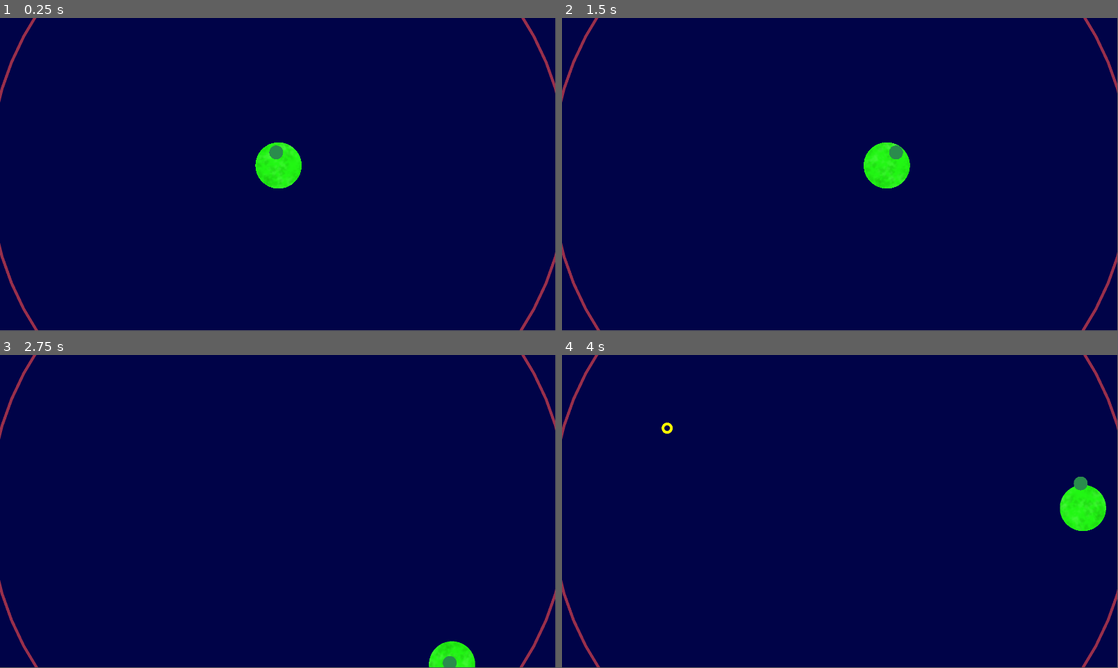
Above: before the commit, frames 1-4 (two rows, left to right).
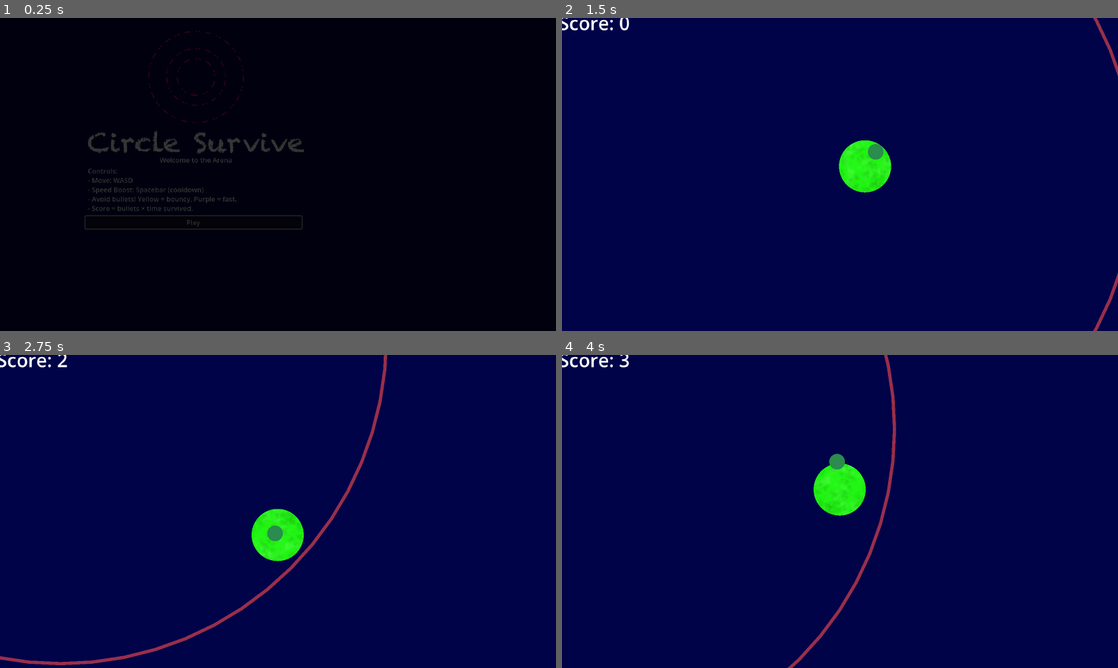
Above: after the commit, the same moments.

Repository: cporrast/circle-survice
Game: Godot game, scene res://scenes/ui/login_screen/login_screen.tscn
Same seed, same stepped clock (60 frames per second), same inputs: the game is played once before the commit and once after it. Before the commit the project starts from res://scenes/main.tscn.
Inputs (mouse positions are in pixels of both pictures, inside the frame that each line leads up to):
- Up to frame 1 (0.25 s): no input
- Up to frame 2 (1.5 s): click (756, 221) at 0.5 s, where only the run after the commit has a clickable "Play"; tap Enter at 1.25 s; hold D (right) from 1.28 s (still down); tap Space (ability, bound only after the commit) at 1.35 s
- Up to frame 3 (2.75 s): release D (right) at 2.03 s; hold S (down) from 2.03 s (still down); tap Space (ability, bound only after the commit) at 2.1 s
- Up to frame 4 (4 s): release S (down) at 2.78 s; hold D (right) 2.78-3.53 s; tap Space (ability, bound only after the commit) at 2.85, 3.6 s; hold W (up) from 3.53 s (still down)
In our replay, the window is 799x449 before the commit and 800x450 after it. These sizes can differ from the game's own. Grey fills any space a smaller window leaves; there, only what the larger window draws over its background counts as a difference.

The runs differ from the first frame. In frame 1, 100% of the frame differs, in the area x 0-100%, y 0-100%; in frame 2, 2.4%; in frame 3, 3.8%; in frame 4, 4.0%.

Commit message:
prepared for GMTK publishing

Diff:
--- a/project.godot
+++ b/project.godot
@@ -11,36 +11,62 @@
 [application]
 
 config/name="Circle Survive"
-run/main_scene="uid://d4a2r214a4lor"
+run/main_scene="uid://qsbat1u1bo83"
 config/features=PackedStringArray("4.4", "Mobile")
 config/icon="res://icon.svg"
 
+[autoload]
+
+ScoreManager="*res://scenes/score_manager.gd"
+
 [display]
 
-window/size/viewport_width=1920
-window/size/viewport_height=1080
-window/size/mode=3
+window/size/viewport_width=1280
+window/size/viewport_height=720
+window/size/initial_position_type=0
+window/stretch/mode="viewport"
+window/stretch/scale=0.75
+
+[editor]
+
+version_control/autoload_on_startup=true
 
 [input]
 
 left={
 "deadzone": 0.2,
 "events": [Object(InputEventKey,"resource_local_to_scene":false,"resource_name":"","device":-1,"window_id":0,"alt_press …(191 unchanged characters)…
+, Object(InputEventKey,"resource_local_to_scene":false,"resource_name":"","device":-1,"window_id":0,"alt_pressed":false,"shift_pressed":false,"ctrl_pressed":false,"meta_pressed":false,"pressed":false,"keycode":0,"physical_keycode":4194319,"key_label":0,"unicode":0,"location":0,"echo":false,"script":null)
+, Object(InputEventJoypadMotion,"resource_local_to_scene":false,"resource_name":"","device":-1,"axis":0,"axis_value":-1.0,"script":null)
 ]
 }
 right={
 "deadzone": 0.2,
 "events": [Object(InputEventKey,"resource_local_to_scene":false,"resource_name":"","device":-1,"window_id":0,"alt_press …(192 unchanged characters)…
+, Object(InputEventKey,"resource_local_to_scene":false,"resource_name":"","device":-1,"window_id":0,"alt_pressed":false,"shift_pressed":false,"ctrl_pressed":false,"meta_pressed":false,"pressed":false,"keycode":0,"physical_keycode":4194321,"key_label":0,"unicode":0,"location":0,"echo":false,"script":null)
+, Object(InputEventJoypadMotion,"resource_local_to_scene":false,"resource_name":"","device":-1,"axis":0,"axis_value":1.0,"script":null)
 ]
 }
 up={
 "deadzone": 0.2,
 "events": [Object(InputEventKey,"resource_local_to_scene":false,"resource_name":"","device":-1,"window_id":0,"alt_press …(192 unchanged characters)…
+, Object(InputEventKey,"resource_local_to_scene":false,"resource_name":"","device":-1,"window_id":0,"alt_pressed":false,"shift_pressed":false,"ctrl_pressed":false,"meta_pressed":false,"pressed":false,"keycode":0,"physical_keycode":4194320,"key_label":0,"unicode":0,"location":0,"echo":false,"script":null)
+, Object(InputEventJoypadMotion,"resource_local_to_scene":false,"resource_name":"","device":-1,"axis":1,"axis_value":-1.0,"script":null)
 ]
 }
 down={
 "deadzone": 0.2,
 "events": [Object(InputEventKey,"resource_local_to_scene":false,"resource_name":"","device":-1,"window_id":0,"alt_press …(192 unchanged characters)…
+, Object(InputEventKey,"resource_local_to_scene":false,"resource_name":"","device":-1,"window_id":0,"alt_pressed":false,"shift_pressed":false,"ctrl_pressed":false,"meta_pressed":false,"pressed":false,"keycode":0,"physical_keycode":4194322,"key_label":0,"unicode":0,"location":0,"echo":false,"script":null)
+, Object(InputEventJoypadMotion,"resource_local_to_scene":false,"resource_name":"","device":-1,"axis":1,"axis_value":1.0,"script":null)
+]
+}
+ability={
+"deadzone": 0.2,
+"events": [Object(InputEventKey,"resource_local_to_scene":false,"resource_name":"","device":-1,"window_id":0,"alt_pressed":false,"shift_pressed":false,"ctrl_pressed":false,"meta_pressed":false,"pressed":false,"keycode":0,"physical_keycode":32,"key_label":0,"unicode":32,"location":0,"echo":false,"script":null)
+, Object(InputEventKey,"resource_local_to_scene":false,"resource_name":"","device":-1,"window_id":0,"alt_pressed":false,"shift_pressed":false,"ctrl_pressed":false,"meta_pressed":false,"pressed":false,"keycode":0,"physical_keycode":69,"key_label":0,"unicode":101,"location":0,"echo":false,"script":null)
+, Object(InputEventKey,"resource_local_to_scene":false,"resource_name":"","device":-1,"window_id":0,"alt_pressed":false,"shift_pressed":false,"ctrl_pressed":false,"meta_pressed":false,"pressed":false,"keycode":0,"physical_keycode":81,"key_label":0,"unicode":113,"location":0,"echo":false,"script":null)
+, Object(InputEventJoypadButton,"resource_local_to_scene":false,"resource_name":"","device":-1,"button_index":0,"pressure":0.0,"pressed":false,"script":null)
 ]
 }
 
@@ -49,3 +75,4 @@
 textures/canvas_textures/default_texture_filter=0
 renderer/rendering_method="mobile"
 environment/defaults/default_clear_color=Color(0, 0.0117647, 0.282353, 1)
+2d/snap/snap_2d_transforms_to_pixel=true
--- a/scenes/bullet/BouncyBullet/bouncy_bullet.gd
+++ b/scenes/bullet/BouncyBullet/bouncy_bullet.gd
@@ -51,7 +51,7 @@
 	bounced = bounced.rotated(angle_variation).normalized()
 	return bounced
 
-func _on_body_entered(body):
-	if body.is_in_group("player"):
-		print("Player hit by bullet!")
-		queue_free()
+#func _on_body_entered(body):
+	#if body.is_in_group("player"):
+		#print("Player hit by bullet!")
+		#queue_free()
--- a/scenes/bullet/StraightBullet/straight_bullet.gd
+++ b/scenes/bullet/StraightBullet/straight_bullet.gd
@@ -11,9 +11,3 @@
 func _physics_process(delta: float) -> void:
 	move_bullet(delta)
 	rotation = direction.angle()
-
-
-func _on_body_entered(body):
-	if body.is_in_group("player"):
-		print("Player hit by bullet!")
-		queue_free()
--- a/scenes/bullet/bullet.gd
+++ b/scenes/bullet/bullet.gd
@@ -1,23 +1,24 @@
-# Bullet.gd
 extends Area2D
 
-@export var speed := 600.0
+@export var speed := 500.0
 @export var direction := Vector2.ZERO
 @export var target_screen_ratio := 0.02
-
-func move_bullet(delta: float) -> void:
-	position += direction.normalized() * speed * delta
 
 func _ready():
 	print("Bullet scale:", $Sprite2D.scale)
 	print("Collision radius:", $CollisionShape2D.shape.radius)
 
 	scale_visuals($Sprite2D, $CollisionShape2D)
+	connect("body_entered", Callable(self, "_on_body_entered"))
 
-
+func move_bullet(delta: float) -> void:
+	position += direction.normalized() * speed * delta
 
 func _on_body_entered(body):
-	print("Hit:", body.name)
+	if body.is_in_group("player"):
+		if body.has_method("take_damage"):
+			body.take_damage()
+		queue_free()
 
 func scale_visuals(sprite: Sprite2D, collision_shape: CollisionShape2D):
 	if not sprite or not collision_shape:
@@ -25,6 +26,8 @@
 
 	var screen_size = get_viewport_rect().size
 	var target_width = screen_size.x * target_screen_ratio
+	var min_width = 82.0
+	target_width = max(target_width, min_width)
 
 	var tex_size = sprite.texture.get_size()
 	var scale_factor = target_width / tex_size.x
@@ -39,6 +42,5 @@
 
 	collision_shape.position = sprite.position
 
-
 func set_direction(dir: Vector2) -> void:
 	direction = dir.normalized()
--- a/scenes/bullet/bullet_spawner.tscn
+++ b/scenes/bullet/bullet_spawner.tscn
@@ -17,11 +17,10 @@
 
 func _process(delta):
 	time_accumulator += delta
-	if time_accumulator >= 3.0:
+	if time_accumulator >= 2.0:
 		spawn_bullets(wave)
 		time_accumulator = 0.0
 		wave += 1
-
 
 func spawn_bullets(count: int):
 	for i in count:
@@ -44,6 +43,9 @@
 		bullet.set_direction(dir)
 		get_tree().current_scene.add_child(bullet)
 
+		# ✅ Score goes up for every bullet spawned
+		get_tree().current_scene.get_node(\"ScoreManager\").add_bullet()
+
 func get_spawn_position() -> Vector2:
 	var angle = randf() * TAU
 	var radius = arena.arena_radius + 200  # spawn outside the arena
--- /dev/null
+++ b/scenes/main.gd
@@ -0,0 +1,13 @@
+extends Node2D
+
+
+@onready var music_player := $MusicPlayer
+# Called when the node enters the scene tree for the first time.
+
+func _ready():
+	music_player.play()
+
+
+# Called every frame. 'delta' is the elapsed time since the previous frame.
+func _process(delta: float) -> void:
+	pass
--- a/scenes/main.tscn
+++ b/scenes/main.tscn
@@ -1,10 +1,15 @@
-[gd_scene load_steps=4 format=3 uid="uid://d4a2r214a4lor"]
+[gd_scene load_steps=8 format=3 uid="uid://d4a2r214a4lor"]
 
 [ext_resource type="PackedScene" uid="uid://b40h86578fpwy" path="res://scenes/player/player.tscn" id="1_o5qli"]
+[ext_resource type="Script" uid="uid://dj0v4vt3dy0dx" path="res://scenes/main.gd" id="1_tbgi4"]
 [ext_resource type="PackedScene" uid="uid://de5womxv3q2to" path="res://scenes/arena/arena.tscn" id="2_0wfyh"]
 [ext_resource type="PackedScene" uid="uid://53nt1egwiqiw" path="res://scenes/bullet/bullet_spawner.tscn" id="3_sugp2"]
+[ext_resource type="AudioStream" uid="uid://brmwjnemk0ga0" path="res://assets/battle.ogg" id="5_o6xl0"]
+[ext_resource type="Script" uid="uid://bx7d7m1p4luuq" path="res://scenes/music_player.gd" id="6_o6xl0"]
+[ext_resource type="Script" uid="uid://ydbfsqq0btci" path="res://scenes/score_manager.gd" id="6_tefeu"]
 
 [node name="Main" type="Node2D"]
+script = ExtResource("1_tbgi4")
 
 [node name="Arena" parent="." instance=ExtResource("2_0wfyh")]
 position = Vector2(4, -5)
@@ -12,6 +17,22 @@
 [node name="Player" parent="." instance=ExtResource("1_o5qli")]
 position = Vector2(4, -5)
 
-[node name="ArenaCamera" type="Camera2D" parent="."]
+[node name="BulletSpawner" parent="." instance=ExtResource("3_sugp2")]
 
-[node name="BulletSpawner" parent="." instance=ExtResource("3_sugp2")]
+[node name="MusicPlayer" type="AudioStreamPlayer2D" parent="."]
+stream = ExtResource("5_o6xl0")
+parameters/looping = true
+script = ExtResource("6_o6xl0")
+
+[node name="ScoreManager" type="Node" parent="."]
+script = ExtResource("6_tefeu")
+
+[node name="CanvasLayer" type="CanvasLayer" parent="ScoreManager"]
+
+[node name="ScoreLabel" type="Label" parent="ScoreManager/CanvasLayer"]
+offset_left = -10.0
+offset_top = -25.0
+offset_right = 208.0
+offset_bottom = 54.0
+theme_override_font_sizes/font_size = 58
+text = "Score: 0"
--- /dev/null
+++ b/scenes/music_player.gd
@@ -0,0 +1,12 @@
+extends AudioStreamPlayer2D
+
+
+# Called when the node enters the scene tree for the first time.
+func _ready():
+	stream.loop = true
+	play()
+
+
+# Called every frame. 'delta' is the elapsed time since the previous frame.
+func _process(delta: float) -> void:
+	pass
--- /dev/null
+++ b/scenes/player/follow_camera.gd
@@ -0,0 +1,6 @@
+extends Camera2D
+
+func _ready():
+	#make_current = true
+	position_smoothing_enabled = true
+	position_smoothing_speed = 8.0
--- a/scenes/player/player.gd
+++ b/scenes/player/player.gd
@@ -3,17 +3,27 @@
 @export var speed = 800
 @onready var body: Sprite2D = $BodySprite
 @onready var head: Sprite2D = $Head/HeadSprite
+@onready var cooldown_bar := get_tree().current_scene.get_node("BoostCooldownBar")
 
 var input_direction := Vector2.ZERO
+var base_speed := 400
+var boost_speed := 900
+
+var cooldown_timer := 0.0
+var boost_timer := 0.0
+
+var boost_duration := 2.0
+var boost_cooldown := 8.0
+var boosted := false
 
 func _ready() -> void:
 	var arena = get_parent().get_node("Arena")
 	var arena_center = arena.global_position
 	var arena_radius = arena.arena_radius
 
-	# Step 1: Scale player relative to arena
-	var player_target_diameter = arena_radius * 0.48  # Up to 48% of diameter
-	var max_pixel_size = 160.0  # ← Cap size in pixels (tweak this as needed)
+	# Scale player relative to arena
+	var player_target_diameter = arena_radius * 0.25
+	var max_pixel_size = 160.0
 	player_target_diameter = min(player_target_diameter, max_pixel_size)
 
 	var texture_size = body.get_texture().get_size().x
@@ -23,33 +33,27 @@
 	head.scale = Vector2(scale_factor, scale_factor)
 
 	var hitbox := $CollisionShape2D
-
-	if body.is_in_group("player"):
-		body.take_damage()
-
 	if hitbox.shape is CircleShape2D:
 		var visual_radius = (body.get_texture().get_size().x * body.scale.x)
-		hitbox.shape.radius = visual_radius  # ← tweak this multiplier for tighter or looser hitbox
+		hitbox.shape.radius = visual_radius * 0.5  # tweak multiplier if needed
 
-	# Step 2: Clamp player position inside arena bounds
+
+	# Clamp inside arena
 	await get_tree().process_frame
 	var body_radius = (body.get_rect().size.x * body.scale.x) / 2.0
 	var max_distance = arena_radius - body_radius
-
 	var offset = global_position - arena_center
 	if offset.length() > max_distance:
 		global_position = arena_center + offset.normalized() * max_distance
-
-
 
 func _physics_process(delta: float) -> void:
 	input_direction = Vector2(
 		Input.get_action_strength("right") - Input.get_action_strength("left"),
 		Input.get_action_strength("down") - Input.get_action_strength("up")
 	).normalized()
+	var current_speed = speed
+	velocity = input_direction * current_speed
 
-	velocity = input_direction * speed
-	move_and_slide()
 
 	var body_radius = (body.get_rect().size.x * body.scale.x) / 2.0
 
@@ -59,29 +63,57 @@
 		var roll_direction = Vector2(0, 1).cross(direction)
 		body.rotation += rotation_amount * roll_direction
 
-		# Slight head tilt toward movement direction
 		var target_angle = velocity.angle()
 		var current_angle = head.rotation
 		var diff = wrapf(target_angle - current_angle, -PI, PI)
 		head.rotation += clamp(diff, -0.05, 0.05)
 
-	# Animate head position around top arc
-	#var body_radius = (body.get_texture().get_size().y * body.scale.y) / 2.0
 	var max_head_offset = body_radius * 0.5
 	var head_direction = input_direction if input_direction.length() > 0.1 else Vector2.ZERO
-
 	var offset_head = head_direction.normalized() * max_head_offset
 	offset_head.y -= body_radius * 0.9
-	$Head.position = offset_head
+	$Head.position = offset_head.round()
 
 	var arena = get_parent().get_node("Arena")
 	var arena_center = arena.global_position
 	var arena_radius = arena.arena_radius
-#
-	#var player_radius = (body.get_texture().get_size().x * body.scale.x) / 2.0
 	var max_distance = arena_radius - body_radius
-
 	var offset = global_position - arena_center
-
 	if offset.length() > max_distance:
 		global_position = arena_center + offset.normalized() * max_distance
+
+
+	if Input.is_action_just_pressed("ability") and not boosted and cooldown_timer <= 0.0:
+		boosted = true
+		speed = boost_speed
+		boost_timer = boost_duration
+		cooldown_timer = boost_cooldown
+
+	if boosted:
+		boost_timer -= delta
+		if boost_timer <= 0.0:
+			boosted = false
+			speed = base_speed
+
+	if cooldown_timer > 0.0:
+		cooldown_timer -= delta
+
+	current_speed	 = boost_speed if boosted else speed
+	input_direction = Vector2(
+		Input.get_action_strength("right") - Input.get_action_strength("left"),
+		Input.get_action_strength("down") - Input.get_action_strength("up")
+	).normalized()
+	velocity = input_direction * current_speed
+
+	move_and_slide()
+
+
+	if cooldown_bar:
+		cooldown_bar.value = boost_cooldown - cooldown_timer
+
+
+func take_damage():
+	print("Player hit. Game Over.")
+	ScoreManager.save_score()
+	#$Fin alScoreLabel.text = "Final Score: %d" % score
+	get_tree().change_scene_to_file("res://scenes/ui/game_ver/game_over_screen.tscn")
--- a/scenes/player/player.tscn
+++ b/scenes/player/player.tscn
@@ -1,14 +1,19 @@
-[gd_scene load_steps=5 format=3 uid="uid://b40h86578fpwy"]
+[gd_scene load_steps=6 format=3 uid="uid://b40h86578fpwy"]
 
 [ext_resource type="Script" uid="uid://vjpgb7akijdk" path="res://scenes/player/player.gd" id="1_8afob"]
 [ext_resource type="Texture2D" uid="uid://bjldtanb548ie" path="res://assets/player/body.png" id="2_gmlin"]
 [ext_resource type="Texture2D" uid="uid://blk7hvoiq2vn7" path="res://assets/player/head.png" id="3_lvxji"]
+[ext_resource type="Script" uid="uid://b745jci0g5mjo" path="res://scenes/player/follow_camera.gd" id="4_lvxji"]
 
 [sub_resource type="CircleShape2D" id="CircleShape2D_p47bc"]
 radius = 353.566
 
 [node name="Player" type="CharacterBody2D" groups=["player"]]
 script = ExtResource("1_8afob")
+
+[node name="FollowCamera" type="Camera2D" parent="."]
+position_smoothing_enabled = true
+script = ExtResource("4_lvxji")
 
 [node name="CollisionShape2D" type="CollisionShape2D" parent="."]
 position = Vector2(-1, -25)
--- /dev/null
+++ b/scenes/score_manager.gd
@@ -0,0 +1,32 @@
+extends Node
+
+var score: int = 0
+var bullet_count: int = 0
+var time_elapsed: float = 0.0
+var final_score: int = 0
+
+@onready var label: Label = get_node_or_null("CanvasLayer/ScoreLabel")
+
+func _process(delta: float) -> void:
+	time_elapsed += delta
+	update_score()
+
+func add_bullet() -> void:
+	bullet_count += 1
+	update_score()
+
+func update_score() -> void:
+	score = int(time_elapsed * bullet_count)
+	if label:
+		label.text = "Score: %d" % score
+
+func reset_score() -> void:
+	score = 0
+	bullet_count = 0
+	time_elapsed = 0.0
+	if label:
+		label.text = "Score: 0"
+
+func save_score() -> void:
+	final_score = score
+	print("Saving final score:", final_score)
--- /dev/null
+++ b/scenes/ui/game_ver/game_over_screen.gd
@@ -0,0 +1,23 @@
+extends CanvasLayer
+
+@onready var play_button := $CenterContainer/VBoxContainer/Panel/Button
+@onready var score_label := $CenterContainer/VBoxContainer/FinalScoreLabel
+
+@onready var fade := $FadeRect
+@onready var tween := create_tween()
+
+func _ready():
+	play_button.pressed.connect(_on_play_pressed)
+	fade.modulate.a = 1.0
+	tween.tween_property(fade, "modulate:a", 0.0, 1.2).set_trans(Tween.TRANS_LINEAR).set_ease(Tween.EASE_IN_OUT)
+	play_button.grab_focus()
+	#var final_score = ScoreManager.final_score
+	#score_label.text = "Final Score: %d" % final_score
+	score_label.text = "Final Score: %d" % ScoreManager.final_score
+
+
+
+func _on_play_pressed():
+	get_tree().change_scene_to_file("res://scenes/main.tscn")
+	#get_tree().paused = false
+	#self.queue_free()  # remove login screen
--- /dev/null
+++ b/scenes/ui/game_ver/game_over_screen.tscn
@@ -0,0 +1,61 @@
+[gd_scene load_steps=3 format=3 uid="uid://y8prihjtd744"]
+
+[ext_resource type="Script" uid="uid://b27me8oib0k2q" path="res://scenes/ui/game_ver/game_over_screen.gd" id="1_u05l2"]
+[ext_resource type="Texture2D" uid="uid://dv6cy2okymtto" path="res://scenes/ui/login_screen/art/logo.png" id="2_5n3x5"]
+
+[node name="GameOverScreen" type="CanvasLayer"]
+script = ExtResource("1_u05l2")
+
+[node name="FadeRect" type="ColorRect" parent="."]
+z_index = 10
+anchors_preset = 15
+anchor_right = 1.0
+anchor_bottom = 1.0
+grow_horizontal = 2
+grow_vertical = 2
+scale = Vector2(2.15173, 1.80889)
+color = Color(0.859622, 0.337672, 0.438941, 1)
+
+[node name="CenterContainer" type="CenterContainer" parent="."]
+offset_left = 348.0
+offset_top = 136.0
+offset_right = 860.0
+offset_bottom = 469.0
+scale = Vector2(1.29663, 1.24633)
+
+[node name="VBoxContainer" type="VBoxContainer" parent="CenterContainer"]
+layout_mode = 2
+
+[node name="TextureRect" type="TextureRect" parent="CenterContainer/VBoxContainer"]
+layout_mode = 2
+texture = ExtResource("2_5n3x5")
+
+[node name="Label" type="Label" parent="CenterContainer/VBoxContainer"]
+layout_mode = 2
+text = "Game over. Start again"
+horizontal_alignment = 1
+vertical_alignment = 1
+
+[node name="FinalScoreLabel" type="Label" parent="CenterContainer/VBoxContainer"]
+layout_mode = 2
+text = "Final Score: "
+
+[node name="RichTextLabel" type="RichTextLabel" parent="CenterContainer/VBoxContainer"]
+layout_mode = 2
+text = "Controls:
+- Move: WASD
+- Speed Boost: Spacebar (cooldown)
+- Avoid bullets! Yellow = bouncy, Purple = fast.
+- Score = bullets × time survived."
+fit_content = true
+
+[node name="Panel" type="Panel" parent="CenterContainer/VBoxContainer"]
+layout_mode = 2
+
+[node name="Button" type="Button" parent="CenterContainer/VBoxContainer/Panel"]
+layout_mode = 2
+offset_left = -6.16991
+offset_top = 3.98816
+offset_right = 505.83
+offset_bottom = 34.9882
+text = "Play"
--- /dev/null
+++ b/scenes/ui/login_screen/login_screen.gd
@@ -0,0 +1,19 @@
+extends CanvasLayer
+
+@onready var play_button := $CenterContainer/VBoxContainer/Panel/Button
+
+@onready var fade := $FadeRect
+@onready var tween := create_tween()
+
+func _ready():
+	play_button.pressed.connect(_on_play_pressed)
+	fade.modulate.a = 1.0
+	tween.tween_property(fade, "modulate:a", 0.0, 1.2).set_trans(Tween.TRANS_LINEAR).set_ease(Tween.EASE_IN_OUT)
+	play_button.grab_focus()
+
+
+
+func _on_play_pressed():
+	get_tree().change_scene_to_file("res://scenes/main.tscn")
+	#get_tree().paused = false
+	#self.queue_free()  # remove login screen
--- /dev/null
+++ b/scenes/ui/login_screen/login_screen.tscn
@@ -0,0 +1,57 @@
+[gd_scene load_steps=3 format=3 uid="uid://qsbat1u1bo83"]
+
+[ext_resource type="Script" uid="uid://cl3a4v15372bg" path="res://scenes/ui/login_screen/login_screen.gd" id="1_sro4r"]
+[ext_resource type="Texture2D" uid="uid://dv6cy2okymtto" path="res://scenes/ui/login_screen/art/logo.png" id="2_hc00o"]
+
+[node name="LoginScreen" type="CanvasLayer"]
+script = ExtResource("1_sro4r")
+
+[node name="FadeRect" type="ColorRect" parent="."]
+z_index = 10
+anchors_preset = 15
+anchor_right = 1.0
+anchor_bottom = 1.0
+grow_horizontal = 2
+grow_vertical = 2
+scale = Vector2(2.15173, 1.80889)
+color = Color(0, 0, 0, 1)
+
+[node name="CenterContainer" type="CenterContainer" parent="."]
+offset_left = 270.0
+offset_top = 39.0
+offset_right = 782.0
+offset_bottom = 491.0
+scale = Vector2(1.29663, 1.24633)
+
+[node name="VBoxContainer" type="VBoxContainer" parent="CenterContainer"]
+layout_mode = 2
+
+[node name="TextureRect" type="TextureRect" parent="CenterContainer/VBoxContainer"]
+layout_mode = 2
+texture = ExtResource("2_hc00o")
+
+[node name="Label" type="Label" parent="CenterContainer/VBoxContainer"]
+layout_mode = 2
+text = "Welcome to the Arena"
+horizontal_alignment = 1
+vertical_alignment = 1
+
+[node name="RichTextLabel" type="RichTextLabel" parent="CenterContainer/VBoxContainer"]
+layout_mode = 2
+text = "Controls:
+- Move: WASD
+- Speed Boost: Spacebar (cooldown)
+- Avoid bullets! Yellow = bouncy, Purple = fast.
+- Score = bullets × time survived."
+fit_content = true
+
+[node name="Panel" type="Panel" parent="CenterContainer/VBoxContainer"]
+layout_mode = 2
+
+[node name="Button" type="Button" parent="CenterContainer/VBoxContainer/Panel"]
+layout_mode = 2
+offset_left = -6.16991
+offset_top = 3.98816
+offset_right = 505.83
+offset_bottom = 34.9882
+text = "Play"
Not shown, added: assets/battle.ogg.import
Not shown, added: assets/battle.wav.import
Not shown, added: export_presets.cfg
Not shown, added: scenes/main.gd.uid
Not shown, added: scenes/music_player.gd.uid
Not shown, added: scenes/player/follow_camera.gd.uid
Not shown, added: scenes/score_manager.gd.uid
Not shown, added: scenes/ui/game_ver/game_over_screen.gd.uid
Binary file added: scenes/ui/login_screen/art/logo.png
Not shown, added: scenes/ui/login_screen/art/logo.png.import
Not shown, added: scenes/ui/login_screen/login_screen.gd.uid
Not shown, added: assets/battle.ogg
(and 1 more such lines)
